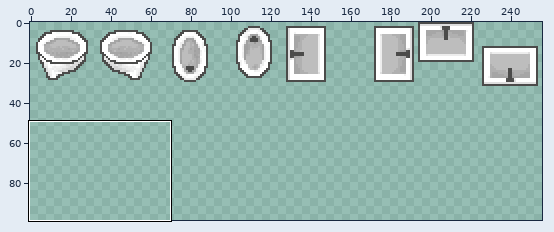
File history of a sprite sheet, maps/franz.png. Above, an overview of the earlier version with the close-up marked.
Close-up. The starting point:
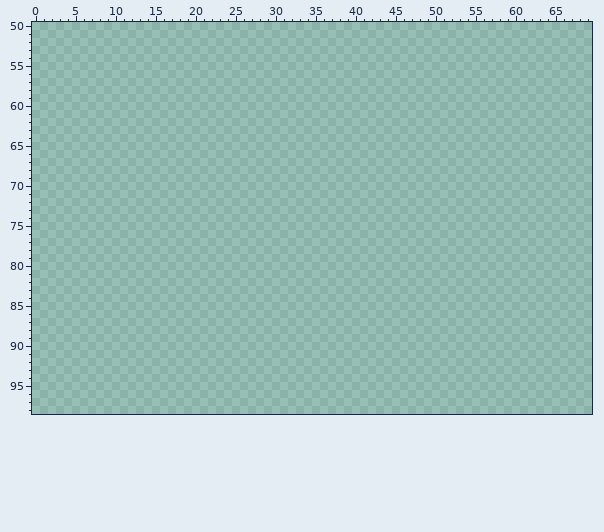
The file is 256x256 pixels. Pixels under 10% opacity are left out. Colours within 5 levels of each other are drawn and written as one. Shown: x 0..69, y 50..98. The wide view leaves out empty margins.
Palette (. is transparent): 
Pixels before (only the part around the change), first column x 0:
52 ......................................................................
53 ......................................................................
54 ......................................................................
55 ......................................................................
56 ......................................................................
57 ......................................................................
58 ......................................................................
59 ......................................................................
60 ......................................................................
61 ......................................................................
62 ......................................................................
63 ......................................................................
64 ......................................................................
65 ......................................................................
66 ......................................................................
67 ......................................................................
68 ......................................................................
69 ......................................................................
70 ......................................................................
71 ......................................................................
72 ......................................................................
73 ......................................................................
74 ......................................................................
75 ......................................................................
76 ......................................................................
77 ......................................................................
78 ......................................................................
79 ......................................................................
80 ......................................................................
81 ......................................................................
82 ......................................................................
83 ......................................................................
84 ......................................................................
85 ......................................................................
86 ......................................................................
87 ......................................................................
88 ......................................................................
89 ......................................................................
90 ......................................................................
91 ......................................................................
92 ......................................................................
93 ......................................................................
94 ......................................................................
95 ......................................................................
96 ......................................................................
97 ......................................................................
98 ......................................................................
New version:
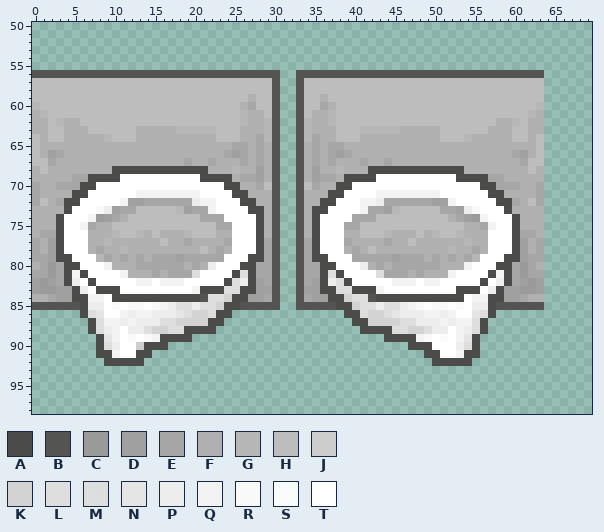
Colours new in this view: A #4b4b4a  B #545453  C #9a9a99  D #a0a0a0  E #a6a6a6  F #b0b0b0  G #b6b6b6  H #bdbdbd  J #cdcdcd  K #d3d3d3  L #dedede  M #e0e0e0f3  N #e5e5e5  P #ededed  Q #f3f3f3  R #f9f9f9  S #fffffff3  T #ffffff
The exact change:
Changed rows in their new state; - is an unchanged pixel.
first column x 0:
56 BBBBBBBBBBBBBBBBBBBBBBBBBBBBBBB--BBBBBBBBBBBBBBBBBBBBBBBBBBBBBBB
57 HHHHHHHHHHHHHHHHHHHHHHHHHHHHHHB--BHHHHHHHHHHHHHHHHHHHHHHHHHHHHHH
58 HHHHHHHHHHHHHHHHHHHHHHHHHHHHHHB--BHHHHHHHHHHHHHHHHHHHHHHHHHHHHHH
59 HHHHHHHHHHHHHHHHHHHHHHHHHHHFHHB--BHHFHHHHHHHHHHHHHHHHHHHHHHHHHHH
60 GHHHHHHHHHHHHHHHHHHHHHHHHHFEHHB--BHHEFHHHHHHHHHHHHHHHHHHHHHHHHHG
61 FGHHHHHHHHHHHHHHHHHHHHHHHHGFFHB--BHFFGHHHHHHHHHHHHHHHHHHHHHHHHGF
62 FFHGFFHHHHHHHHHHHHHHHHHHHHGFFGB--BGFFGHHHHHHHHHHHHHHHHHHHHFFGHFF
63 FFHHFFFHHHHHHFFFFFGGGGGHHHFFFGB--BGFFFHHHGGGGGFFFFFHHHHHHFFFHHFF
64 HFHHFFFFFGHHHFFFFFFFFFFHHHFFEGB--BGEFFHHHFFFFFFFFFFHHHGFFFFFHHFH
65 HFFFFFFFFFFFFFFFFFFFFFFFFEEFEFB--BFEFEEFFFFFFFFFFFFFFFFFFFFFFFFH
66 HFDEFFFFFFFFFFFFFFFFFFFFEDEFEFB--BFEFEDEFFFFFFFFFFFFFFFFFFFFEDFH
67 HHEFFFFFFFFFFFFFFFFEFFEFFFEFEFB--BFEFEFFFEFFEFFFFFFFFFFFFFFFFEHH
68 FHFFFFFFFFAAAAAAAAAAAAFFFGFFDFB--BFDFFGFFFAAAAAAAAAAAAFFFFFFFFHF
69 FFFFFEEAAAATTTTTTTTTTAAAAFEEDFB--BFDEEFAAAATTTTTTTTTTAAAAEEFFFFF
70 EFFEEEAATTTTTTTTTTTTTTTTAAFFEHB--BHEFFAATTTTTTTTTTTTTTTTAAEEEFFE
71 EFFFFAATTTTTTQQQQQQQQTTTTAAFFFB--BFFFAATTTTQQQQQQQQTTTTTTAAFFFFE
72 EHFEAATTTTTQDDEEEEEEPQQTTTAAFFB--BFFAATTTQQPEEEEEEDDQTTTTTAAEFHE
73 FFFFATTTRPDEEHHHHHGDEEQTTTTAAFB--BFAATTTTQEEDGHHHHHEEDPRTTTAFFFF
74 FFFATTTQCDEFHHHHHHHHHEEETTTTAFB--BFATTTTEEEHHHHHHHHHFEDCQTTTAFFF
75 FFFATTQEFFHHHHHHHHHHHHHEETTTAFB--BFATTTEEHHHHHHHHHHHHHFFEQTTAFFF
76 FEEATTTFFFGHHGFHFFFGHHHFFTTTAFB--BFATTTFFHHHGFFFHFGHHGFFFTTTAEEF
77 EFDATTTFFGFFFFFFHFFEFFFFETTTAEB--BEATTTEFFFFEFFHFFFFFFGFFTTTADFE
78 EFDATTTFEFFGFFFFFFFFFHFEFTTTAEB--BEATTTFEFHFFFFFFFFFGFFEFTTTADFE
79 EEDAATTTGEFEFEFEEEDEEEEETTTAAEB--BEAATTTEEEEEDEEEFEFEFEGTTTAADEE
80 FECEAATTTQFFFEEEEEEFEFPTTTAAEEB--BEEAATTTPFEFEEEEEEFFFQTTTAAECEF
81 EECEAQATTTTQFFFEFEEELTTTTALAEEB--BEEALATTTTLEEEFEFFFQTTTTAQAECEE
82 DCDEAPTATTTTTQQTQQQTTTTTALPADEB--BEDAPLATTTTTQQQTQQTTTTTATPAEDCD
83 DCCDDAPTAAATTTTTTTTTQAAALLAADDB--BDDAALLAAAQTTTTTTTTTAAATPADDCCD
84 FFEDDAAQQTAAAAAAAAAAABLLKAADDEB--BEDDAAKLLBAAAAAAAAAAATQQAADDEFF
85 BBBBBBAPPTRTRRTRQPLLPLLKAABBBBB--BBBBBAAKLLPLLPQRTRRTRTPPABBBBBB
86 ------AMNTTQPQQPPPNLKKLAA--------------AALKKLNPPPQQPQTTNMA------
87 -------ALQQPQPPPLLKKKKAA----------------AAKKKKLLPPPQPQQLA-------
88 -------ALPQTPPLKKLLAAAA------------------AAAALLKKLPPTQPLA-------
89 --------ANQTSTRQAAAA------------------------AAAAQRTSTQNA--------
90 --------ALPTTJAAA------------------------------AAATTTPLA--------
91 --------AAQTTAA----------------------------------AATTQAA--------
92 ---------AAAAA------------------------------------AAAAA---------
Pixel boxes of the changes (left, top, right, bottom) in both close-ups:
added: (32, 70, 544, 366)
